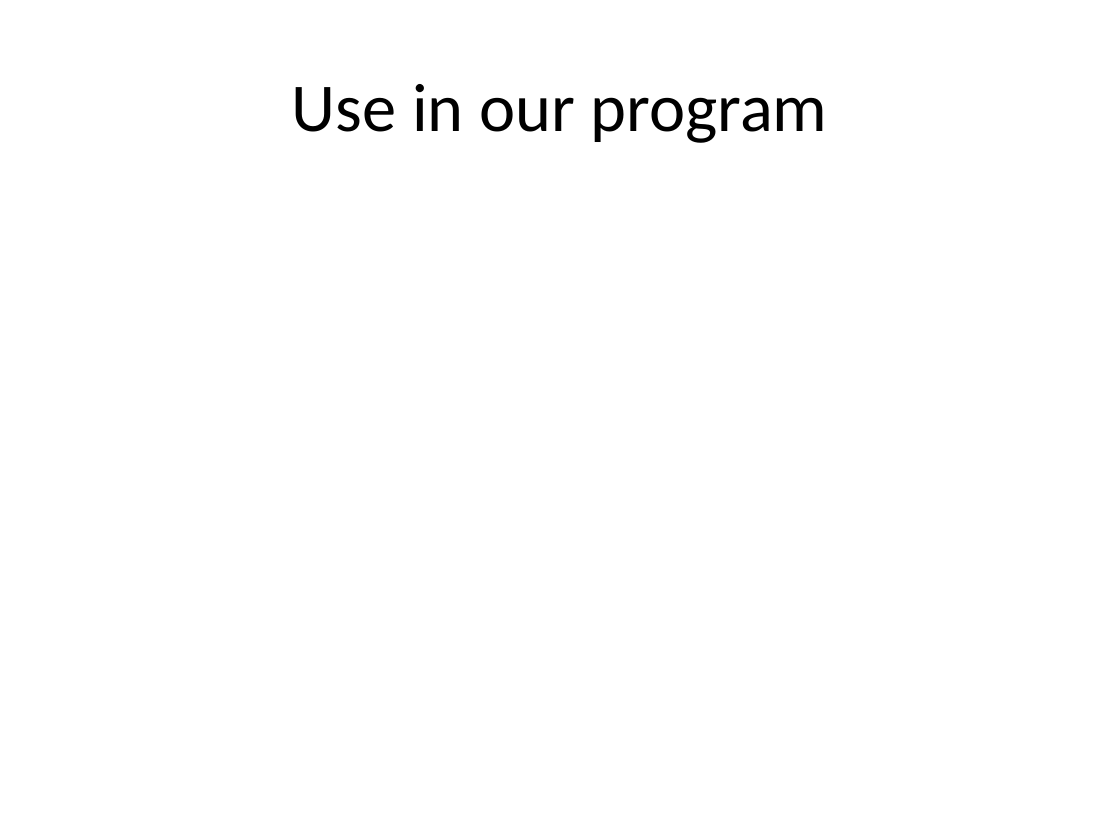
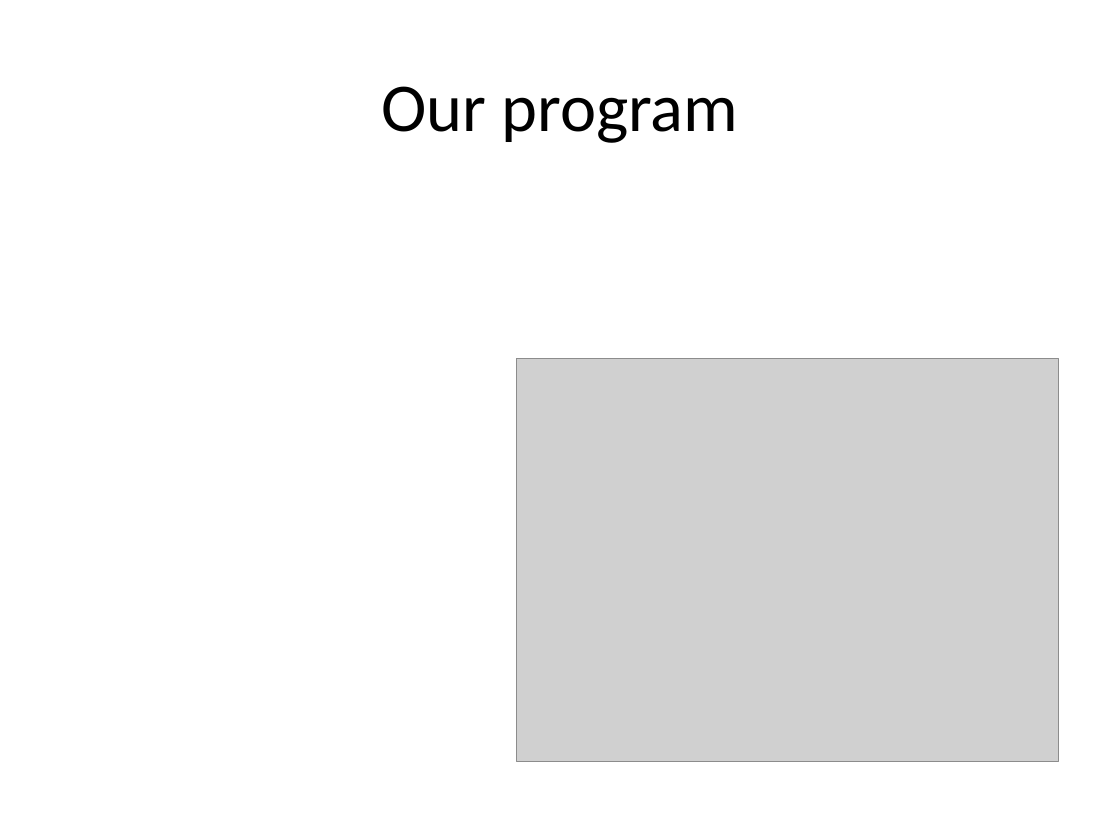
Before and after one commit to isurup/kalle-martin-group, a slide deck: slide 9 of OOPExam/02 Inheritance and Polymorphism.pptx (slide 8 before the commit). Drawn at 1120x840 pixels with LibreOffice and Linux fonts; fonts in the diff are those of the drawing; grey boxes stand for pictures. Boxes give left, top, right and bottom in pixels: in the first picture for what was removed or moved away, otherwise in the second. Text is boxed around its words. In the diff, an @@ line names an element or a change of style, - is before the commit and + after.

```diff
--- a/OOPExam/02 Inheritance and Polymorphism.pptx
+++ b/OOPExam/02 Inheritance and Polymorphism.pptx
@@ title at bbox=[381, 86, 739, 143]: text changed @@
-Use in our program
+Our program
@@ picture added at bbox=[516, 358, 1060, 760] @@
```
Also in this commit, not shown: 2 slides added, 1 slide removed, 1 other file.
